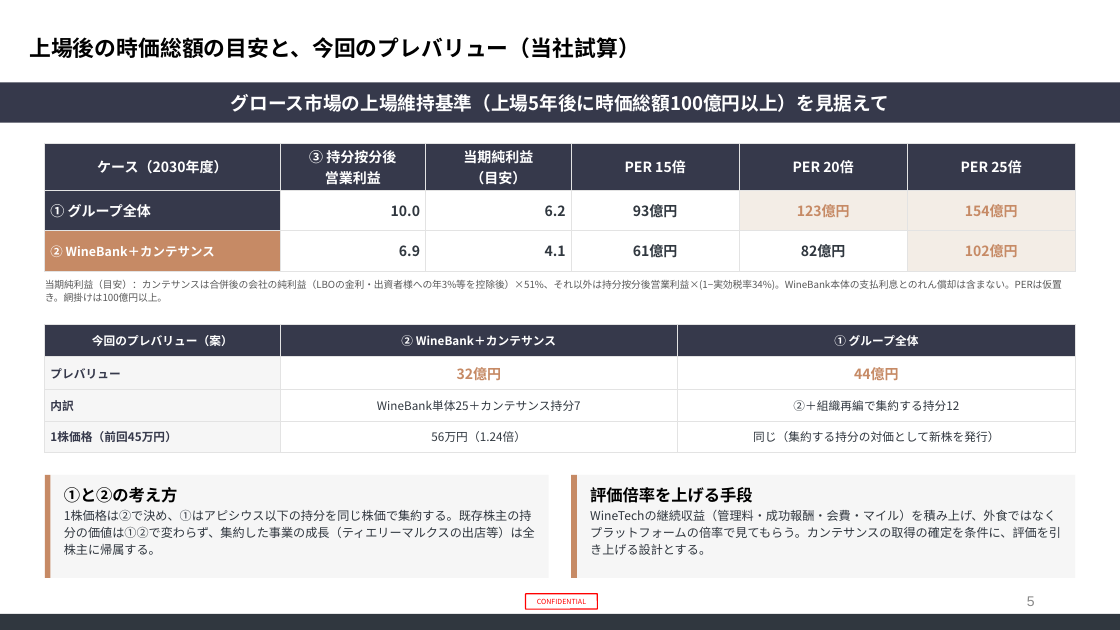
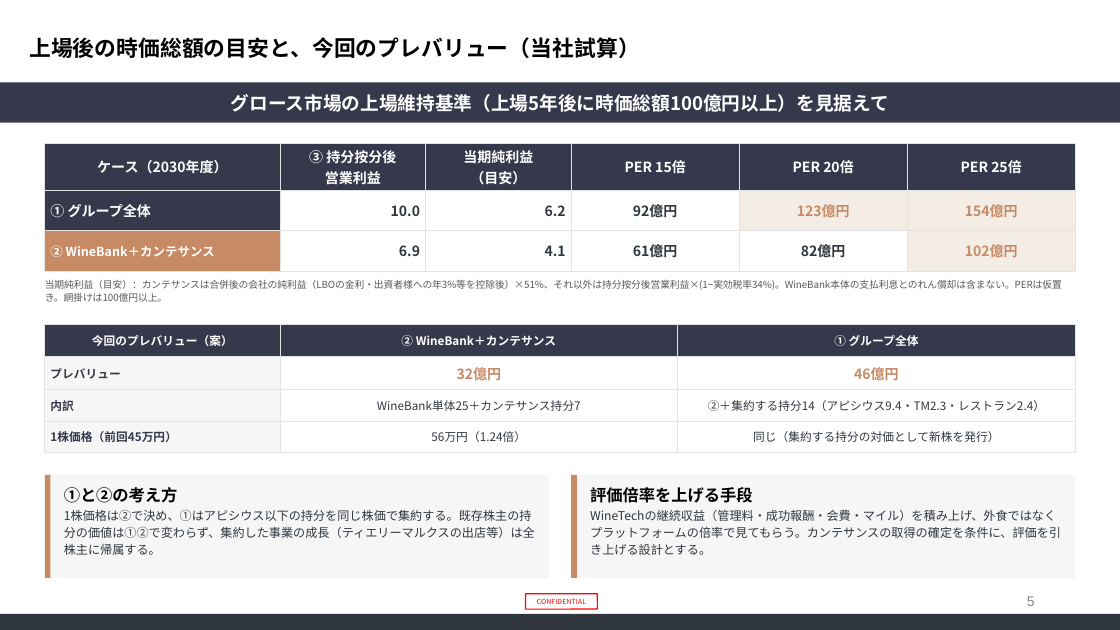
Before and after one commit to nakano-winebank/wine-auction, a slide deck: slide 5 of 投資家資料/20261114_5か年計画_資本政策/株式会社WineBank紹介20261114_p40-42-49-50-51差替.pptx. Drawn at 1120x630 pixels with LibreOffice and Linux fonts; fonts in the diff are those of the drawing; background and template pictures are left out. Boxes give left, top, right and bottom in pixels: in the first picture for what was removed or moved away, otherwise in the second. Text is boxed around its words. In the diff, an @@ line names an element or a change of style, - is before the commit and + after.

```diff
--- a/投資家資料/20261114_5か年計画_資本政策/株式会社WineBank紹介20261114_p40-42-49-50-51差替.pptx
+++ b/投資家資料/20261114_5か年計画_資本政策/株式会社WineBank紹介20261114_p40-42-49-50-51差替.pptx
@@ table at <box>45,143,1075,271</box> @@
-row 2, column 4: 93億円
+row 2, column 4: 92億円
@@ table at <box>45,325,1075,452</box> @@
-row 2, column 3: 44億円
+row 2, column 3: 46億円
-row 3, column 3: ②＋組織再編で集約する持分12
+row 3, column 3: ②＋集約する持分14（アピシウス9.4・TM2.3・レストラン2.4）
```
Also in this commit, not shown: 3 other slides changed, 6 other files.
